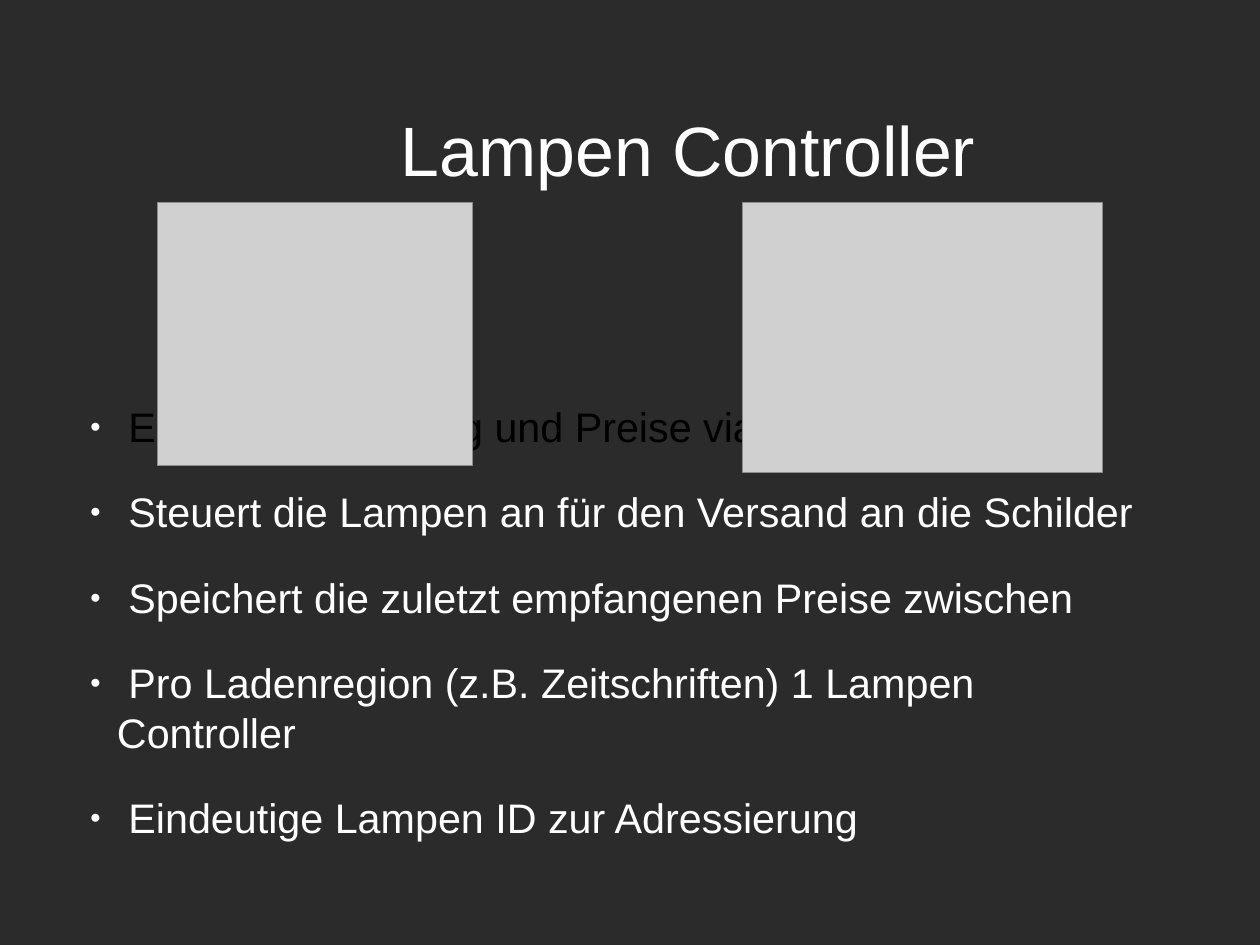
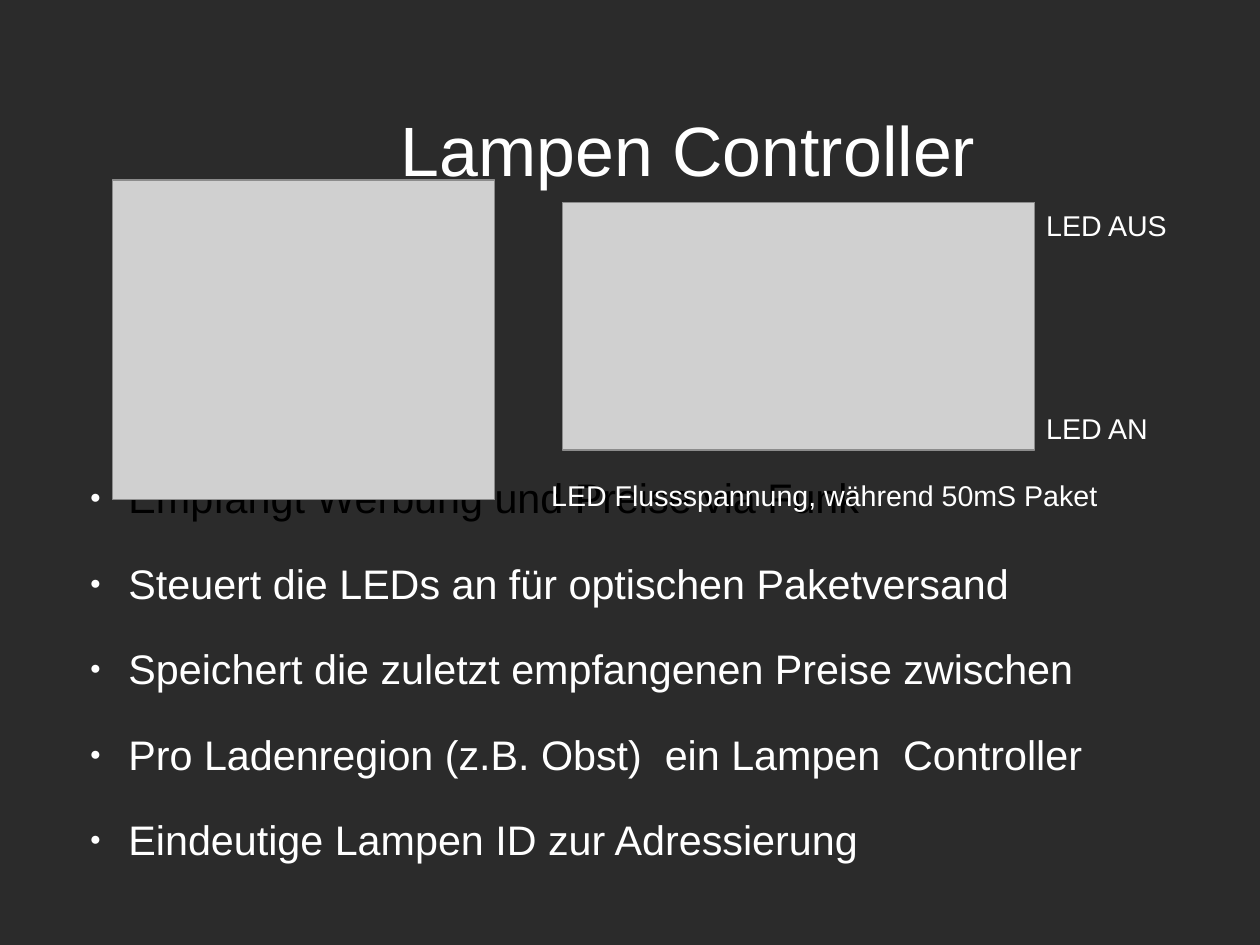
Before and after one commit to Niondir/rika-led, a slide deck: slide 1 of präsentation 3/part 2/p2-pr3.odp. Drawn at 1260x945 pixels with LibreOffice and Linux fonts; fonts in the diff are those of the drawing; grey boxes stand for pictures; background and template pictures are left out; a plain dark background stands for a picture behind light text. Boxes give left, top, right and bottom in pixels: in the first picture for what was removed or moved away, otherwise in the second. Text is boxed around its words. In the diff, an @@ line names an element or a change of style, - is before the commit and + after.

```diff
--- a/präsentation 3/part 2/p2-pr3.odp
+++ b/präsentation 3/part 2/p2-pr3.odp
@@ picture: place and size @@
-picture at <box>158,202,473,465</box>
+picture at <box>112,180,495,500</box>
@@ picture: place and size @@
-picture at <box>743,202,1103,472</box>
+picture at <box>563,202,1035,450</box>
@@ text added at <box>1046,216,1167,237</box>, 18 pt, text #FFFFFF @@
+LED AUS
@@ text added at <box>1046,419,1148,439</box>, 18 pt, text #FFFFFF @@
+LED AN
@@ subtitle "Empfängt Werbung und Preise via ...": place and size @@
-subtitle "Empfängt Werbung und Preise via ..." at <box>117,409,1133,841</box>
+subtitle "Empfängt Werbung und Preise via ..." at <box>128,481,1082,864</box>
@@ text added at <box>615,484,1097,512</box>, 18 pt, text #FFFFFF @@
+LED Flussspannung, während 50mS Paket
@@ subtitle at <box>128,569,1009,607</box>: text changed @@
-● Steuert die Lampen an für den Versand an die Schilder
+● Steuert die LEDs an für optischen Paketversand
@@ subtitle at <box>128,740,1082,778</box>: text changed @@
-● Pro Ladenregion (z.B. Zeitschriften) 1 Lampen Controller
+● Pro Ladenregion (z.B. Obst) ein Lampen Controller
```
Also in this commit, not shown: 5 other slides changed, 1 other file.
